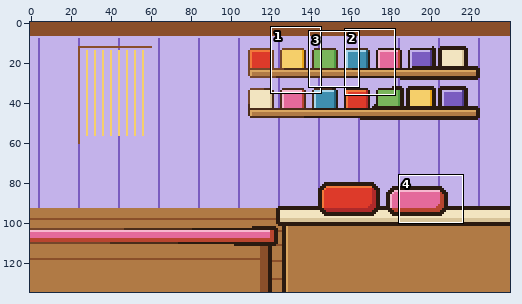
Two versions of one pixel-art file, opus-test-run/aseprite/shop-craft.aseprite. The first picture is a wide view before the edit; the outline marks the close-up.
Close-up. Earlier state:
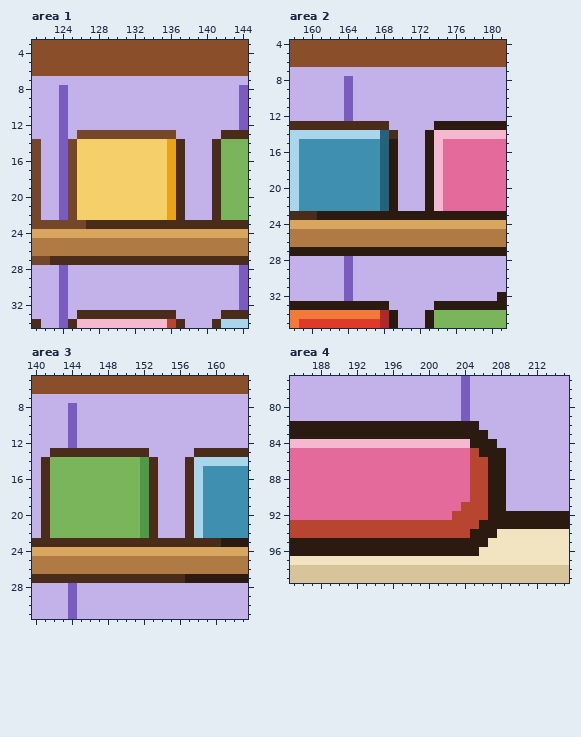
240x135 pixels, 1 frame. Shown: area 1: x 121..144, y 3..34; area 2: x 158..181, y 4..35; area 3: x 140..163, y 5..31; area 4: x 185..215, y 77..99. The commit also changed other parts of the picture, which this record leaves out.
New version:
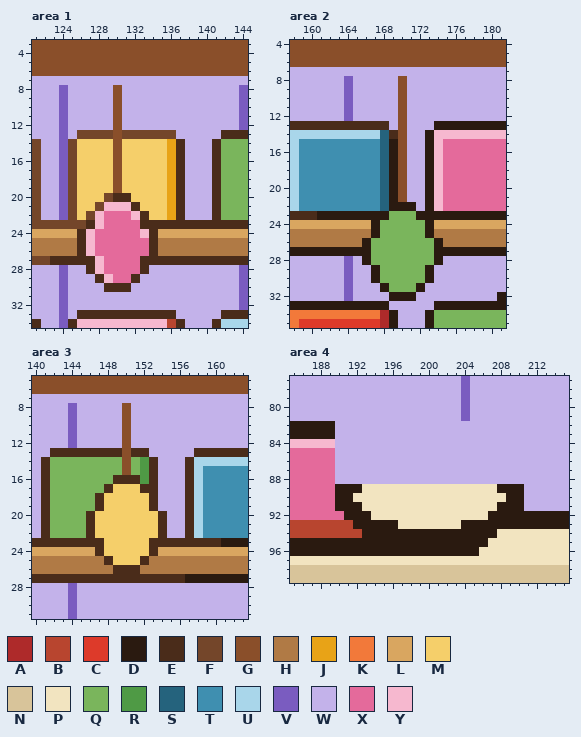
Palette (. is transparent): A #ae2a2a  B #b8452f  C #dd3a2a  D #2a1a10  E #4a2c1a  F #74462a  G #8a4f2a  H #b07a45  J #e8a317  K #f2793a  L #d9a660  M #f5cf6a  N #d8c49a  P #f2e4c0  Q #7ab55c  R #4f9a45  S #25637d  T #3f8fb0  U #a9d6ea  V #7a5cc0  W #c3b2ea  X #e46a9b  Y #f6b8cf
Difference:
Changed rows in their new state; - is an unchanged pixel.
Area 1, layer "objects":
first column x 126:
 8 ----G----
 9 ----G----
10 ----G----
11 ----G----
12 ----G----
13 ----G----
14 ----G----
15 ----G----
16 ----G----
17 ----G----
18 ----G----
19 ----G----
20 ---FEE---
21 --FYYYE--
22 -FYXXXYE-
23 --YXXXX--
24 EYXXXXXYE
25 EYXXXXXXE
26 EYXXXXXXE
27 --YXXXX--
28 -EYXXXXE-
29 --EYXXE--
30 ---EEE---
Area 2, layer "objects":
first column x 166:
 8 ----G----
 9 ----G----
10 ----G----
11 ----G----
12 ----G----
13 ----G----
14 ----G----
15 ----G----
16 ----G----
17 ----G----
18 ----G----
19 ----G----
20 ----G----
21 ----G----
22 ----DD---
23 ---QQQ---
24 -DQQQQQD-
25 -DQQQQQD-
26 DQQQQQQQD
27 -QQQQQQQ-
28 DQQQQQQQD
29 -DQQQQQD-
30 -DQQQQQD-
31 --DQQQD--
32 ---DDD---
Area 3, layer "objects":
first column x 146:
 8 ----G----
 9 ----G----
10 ----G----
11 ----G----
12 ----G----
13 ----G----
14 ----G----
15 ----G----
16 ---EEE---
17 --EMMME--
18 -EMMMMM--
19 -EMMMMM--
20 EMMMMMMME
21 EMMMMMMME
22 EMMMMMMME
23 --MMMMM--
24 -EMMMMME-
25 --EMMME--
26 ---EEE---
Area 4, layer "objects":
first column x 190:
 82 WWWWWWWWWWWWWWWW-----
 83 WWWWWWWWWWWWWWWWW----
 84 WWWWWWWWWWWWWWWWWW---
 85 WWWWWWWWWWWWWWWWWWW--
 86 WWWWWWWWWWWWWWWWWWW--
 87 WWWWWWWWWWWWWWWWWWW--
 88 WWWWWWWWWWWWWWWWWWW--
 89 DDDPPPPPPPPPPPPPPP-DD
 90 DDPPPPPPPPPPPPPPPPPDD
 91 DDDPPPPPPPPPPPPPPP-DD
 92 -DDDPPPPPPPPPPPPP----
 93 --DDDDDPPPPPPPDD-----
 94 ---DDDDDDDDDDDD------
